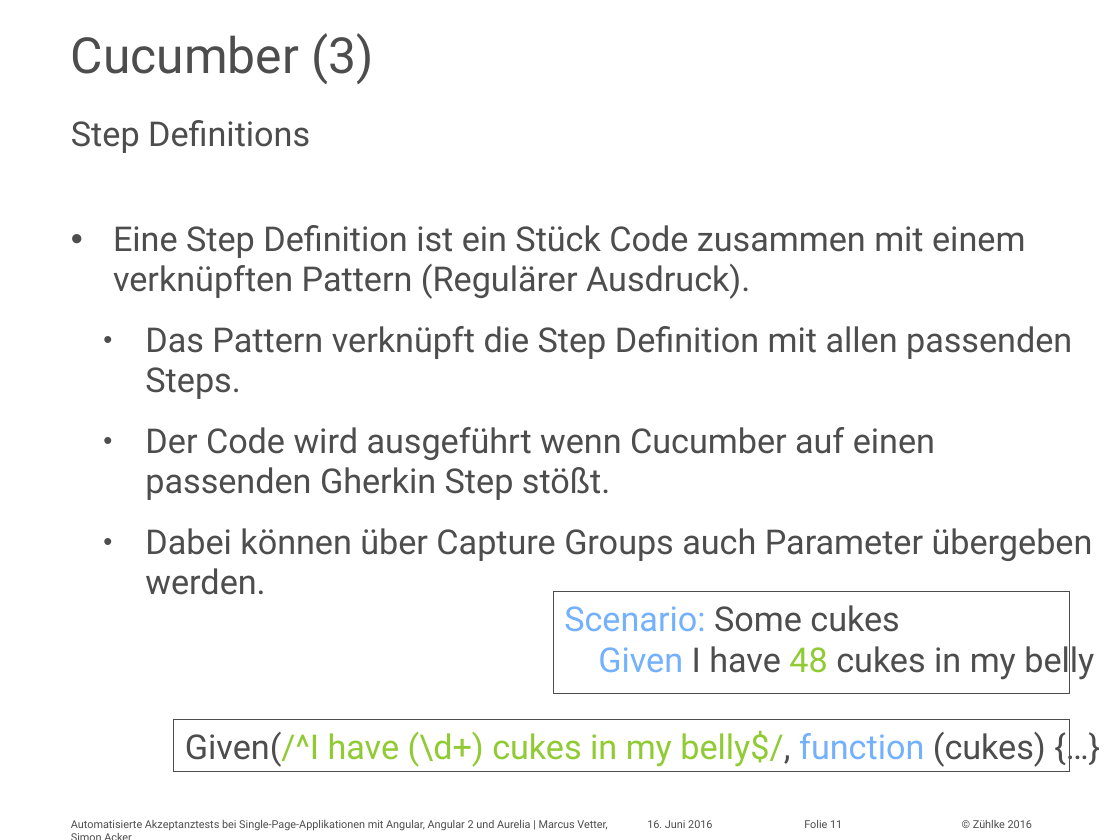
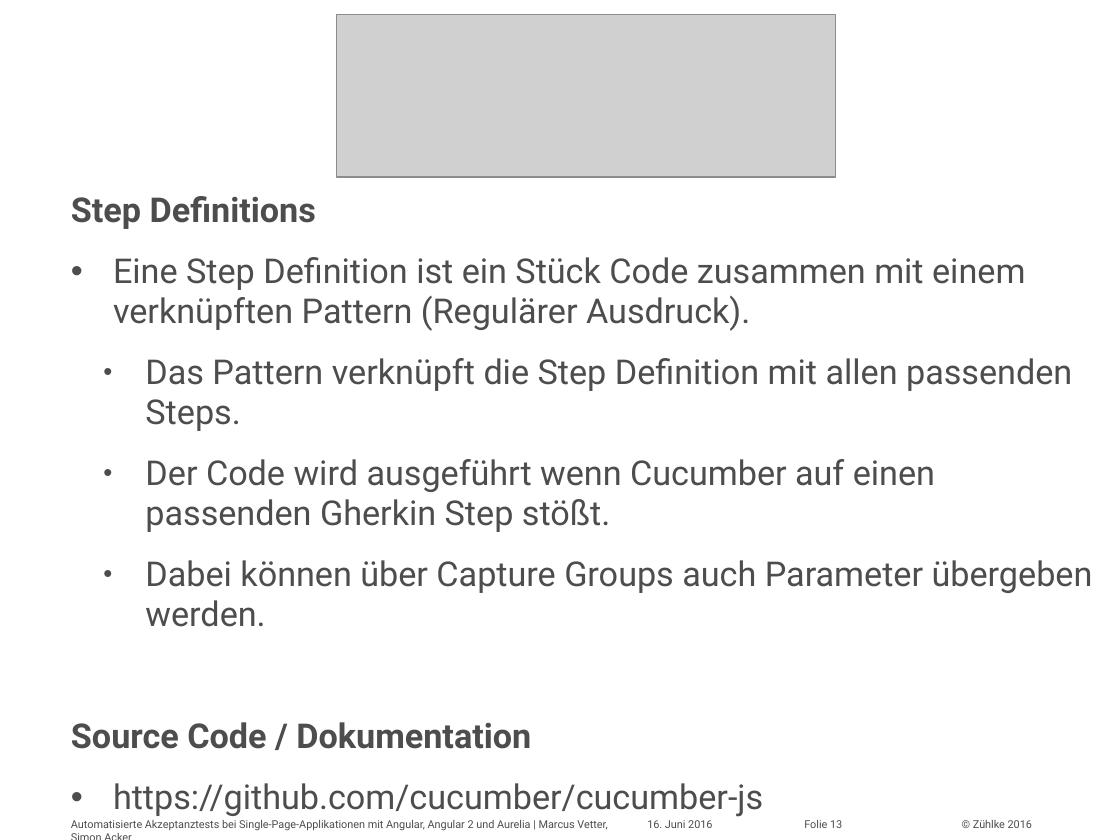
Before and after one commit to marcusvetter/yoda-chat, a slide deck: slide 13 of Vortrag_KE2016_MAVE_SIA.pptx (slide 11 before the commit). Drawn at 1120x840 pixels with LibreOffice and Linux fonts; fonts in the diff are those of the drawing; grey boxes stand for pictures. Boxes give left, top, right and bottom in pixels: in the first picture for what was removed or moved away, otherwise in the second. Text is boxed around its words. In the diff, an @@ line names an element or a change of style, - is before the commit and + after.

Commit message:
Finalized slides and improved e2e tests (esp. cucumber steps)

```diff
--- a/Vortrag_KE2016_MAVE_SIA.pptx
+++ b/Vortrag_KE2016_MAVE_SIA.pptx
@@ picture added at [337,15,836,177] @@
@@ title removed at [71,33,373,84] @@
-Cucumber (3)
@@ text removed at [71,120,310,153] @@
-Step Definitions
@@ text at [71,196,316,229]: paragraph added @@
+Step Definitions
@@ text "Step Definitions": place and size @@
-text "Step Definitions" at [113,225,1093,595]
+text "Step Definitions" at [71,196,1093,817]
@@ rectangle removed at [553,591,1068,693] @@
-Scenario: Some cukes
-Given I have 48 cukes in my belly
@@ text at [71,722,763,817]: paragraphs added @@
+Source Code / Dokumentation
+• https://github.com/cucumber/cucumber-js
@@ rectangle removed at [174,720,1068,772] @@
-Given(/^I have (\d+) cukes in my belly$/, function (cukes) {…}
@@ page number at [804,820,842,828]: text changed @@
-Folie 11
+Folie 13
```
Also in this commit, not shown: 13 other slides changed, 6 slides added, 3 slides removed, 9 other files.
